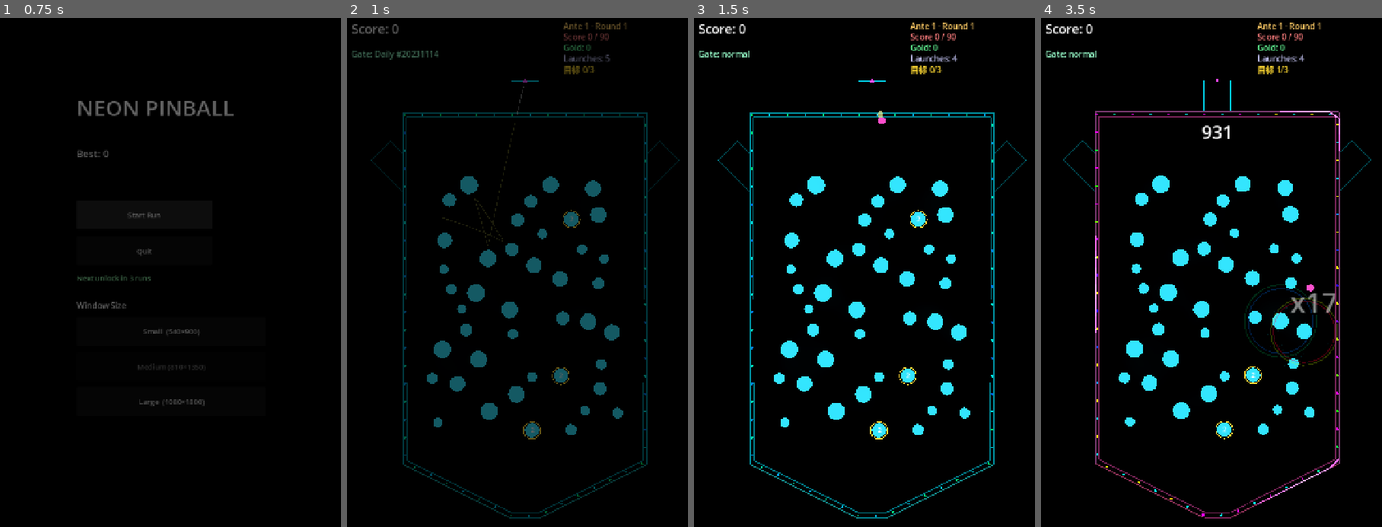
Above: before the commit, frames 1-4 (left to right).
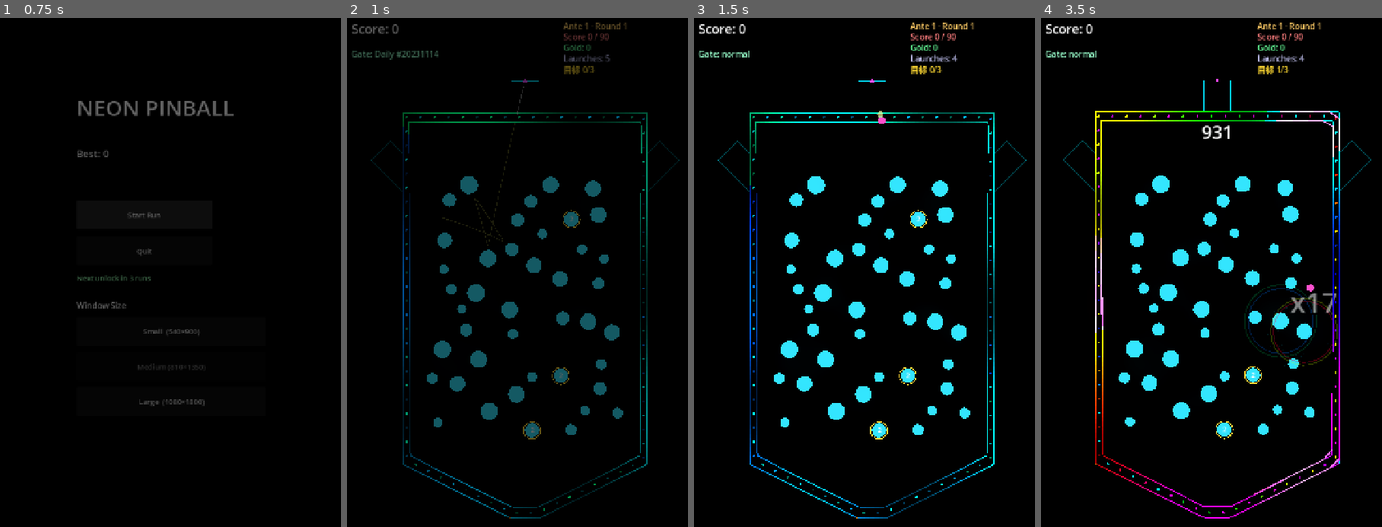
Above: after the commit, the same moments.

Repository: GencyZ/NeonPinball
Game: Godot game, scene res://scenes/main_menu.tscn
Two runs of this game, one before a commit and one after it. Both use one fixed random seed, a clock stepped at 60 frames per second and the inputs below.
Inputs (mouse positions are in pixels of both pictures, inside the frame that each line leads up to):
- Up to frame 1 (0.75 s): click "Start Run" at 0.5 s
- Up to frame 2 (1 s): no input
- Up to frame 3 (1.5 s): tap Enter at 1.25 s; move the mouse to (953, 282) at 1.27 s; hold D from 1.28 s (still down); hold Shift from 1.28 s (still down); click (953, 282) at 1.42 s
- Up to frame 4 (3.5 s): tap Space at 1.52 s; release D at 2 s; release Shift at 2 s; drag from (1146, 343) to (1201, 435) at 2.02 s; move the mouse to (1255, 180) at 2.77 s; hold D from 2.78 s (still down); tap Ctrl at 2.85 s

Frame 1 is identical in both runs. In frame 2, 2.3% of the frame differs, in the area x 16-89%, y 18-99%; in frame 3, 2.5%; in frame 4, 3.1%, in the area x 15-88%, y 18-99%.

Commit message:
feat: ambient flow walls (sampled wave both lines + bulbs + dual pulses); retire bulb_color
Co-Authored-By: Claude Sonnet 4.6 <noreply@anthropic.com>

Diff:
--- a/game/juice/neon_frame.gd
+++ b/game/juice/neon_frame.gd
@@ -67,15 +67,6 @@
 static func frame_color(p: float, flow_phase: float, hue_phase: float, heat: float) -> Color:
 	return Color.from_hsv(frame_hue(p, flow_phase, hue_phase, heat), 1.0, ambient_value(p, flow_phase, heat))
 
-# 环位置 p∈[0,1) + 流动相位 + 热度 → 灯泡颜色。
-# 色相 = 青 ± 色带，沿环铺开；平静窄冷带、满热全彩虹。亮度随热度（>1 触发 bloom）。
-static func bulb_color(p: float, phase: float, heat: float) -> Color:
-	var local := fposmod(p + phase, 1.0)
-	var spread := hue_spread_for_heat(heat)
-	var hue := fposmod(COOL_HUE + (local - 0.5) * 2.0 * spread, 1.0)
-	var val := lerpf(0.9, 2.4, clampf(heat, 0.0, 1.0))   # 亮度 0.9（暗冷）→ 2.4（热 bloom）
-	return Color.from_hsv(hue, 1.0, val)
-
 # 闭合折线按弧长采样：s∈[0,1) 绕一圈，首尾相连。
 static func point_at(poly: PackedVector2Array, s: float) -> Vector2:
 	var n := poly.size()
--- a/game/tests/test_neon_frame.gd
+++ b/game/tests/test_neon_frame.gd
@@ -73,28 +73,6 @@
 	assert_almost_eq(NeonFrameScript.hue_spread_for_heat(1.0), 0.5, 1e-4, "满热色带 0.5")
 	assert_gt(NeonFrameScript.hue_spread_for_heat(1.0), NeonFrameScript.hue_spread_for_heat(0.0), "色带随热度变宽")
 
-func test_bulb_color_cool_band_when_idle() -> void:
-	for p in [0.0, 0.25, 0.5, 0.75]:
-		var h: float = NeonFrameScript.bulb_color(p, 0.0, 0.0).h
-		assert_between(h, 0.39, 0.61, "平静色相落冷带 @%.2f" % p)
-
-func test_bulb_color_widens_with_heat() -> void:
-	# 满热 spread=0.5：对蹄点 p=0/0.5 的色相分别为 0.0/0.5，相距 0.5 >> 0.3
-	var h0: float = NeonFrameScript.bulb_color(0.0, 0.0, 1.0).h
-	var h5: float = NeonFrameScript.bulb_color(0.5, 0.0, 1.0).h
-	assert_gt(absf(h0 - h5), 0.3, "满热跨多色相")
-
-func test_bulb_color_brightness_rises_and_hdr() -> void:
-	var lo := NeonFrameScript.bulb_color(0.0, 0.0, 0.0)
-	var hi := NeonFrameScript.bulb_color(0.0, 0.0, 1.0)
-	var lo_max := maxf(maxf(lo.r, lo.g), lo.b)
-	var hi_max := maxf(maxf(hi.r, hi.g), hi.b)
-	assert_gt(hi_max, lo_max, "亮度随热度升")
-	assert_gt(hi_max, 1.0, "满热 HDR (>1 触发 bloom)")
-
-func test_bulb_color_saturated() -> void:
-	assert_almost_eq(NeonFrameScript.bulb_color(0.3, 0.2, 0.5).s, 1.0, 1e-3, "饱和度 1")
-
 func test_frame_hue_cool_band_idle() -> void:
 	for p in [0.0, 0.25, 0.5, 0.75]:
 		var h: float = NeonFrameScript.frame_hue(p, 0.0, 0.0, 0.0)
--- a/game/view/board_view.gd
+++ b/game/view/board_view.gd
@@ -19,8 +19,8 @@
 const NeonEnvScript := preload("res://view/neon_environment.gd")
 const NeonFrameScript := preload("res://juice/neon_frame.gd")
 const HALF_PULSE_LEN := 0.04   # 脉冲沿边框的归一化半宽
-const NEON_GAP := 12.0          # 内外线间距
-const BULB_SPACING := 40.0      # 灯泡间距(px)
+const NEON_GAP := 24.0          # 内外线间距
+const BULB_SPACING := 32.0      # 灯泡间距(px)
 const BULB_RADIUS := 2.5        # 灯泡半径
 const COMBO_DISPLAY_DUR := 0.6
 
@@ -60,6 +60,7 @@
 var _sfx
 var _wall_heat := 0.0
 var _neon_phase := 0.0
+var _neon_hue_phase := 0.0
 
 var _target_pegs: Array = []        # 跨本轮持久的目标钉 dict（含 hp/is_target）
 var _target_total_placed: int = 0   # 本轮实际生成的目标钉数（用于 HUD 计数）
@@ -578,6 +579,7 @@
 		_combo_display_ttl -= delta
 	_wall_heat = NeonFrameScript.decay_heat(_wall_heat, delta)
 	_neon_phase = fmod(_neon_phase + delta * NeonFrameScript.speed_for_heat(_wall_heat), 1.0)
+	_neon_hue_phase = fmod(_neon_hue_phase + delta * NeonFrameScript.speed_for_heat(_wall_heat) * NeonFrameScript.HUE_CYCLE, 1.0)
 	if _all_clear_ttl > 0.0:
 		_all_clear_ttl -= delta
 	if _has_ball:
@@ -780,48 +782,58 @@
 		inner.append(pt + (center - pt).normalized() * NEON_GAP)
 	return inner
 
-# 中空双线 + 缝中灯泡环 + 热追逐光脉冲；色/数/速/亮由 _wall_heat 驱动。
+# 沿一条闭合线按弧长采样上色（行波明暗 + 变色）。
+func _draw_flow_line(line: PackedVector2Array, seg_count: int) -> void:
+	var prev := NeonFrameScript.point_at(line, 0.0)
+	for k in range(1, seg_count + 1):
+		var pt := NeonFrameScript.point_at(line, float(k) / float(seg_count))
+		var mid_s := (float(k) - 0.5) / float(seg_count)
+		draw_line(prev, pt, NeonFrameScript.frame_color(mid_s, _neon_phase, _neon_hue_phase, _wall_heat), 2.5)
+		prev = pt
+
+# 在一条线上画一条热脉冲高光（中心 center，颜色 pcol）。
+func _draw_pulse_on(line: PackedVector2Array, center: float, pcol: Color) -> void:
+	var start_s := center - HALF_PULSE_LEN
+	var prev := NeonFrameScript.point_at(line, fposmod(start_s, 1.0))
+	for k in range(1, 7):
+		var frac := float(k) / 6.0
+		var pt := NeonFrameScript.point_at(line, fposmod(start_s + 2.0 * HALF_PULSE_LEN * frac, 1.0))
+		var fall := 1.0 - absf(frac - 0.5) * 2.0
+		draw_line(prev, pt, Color(pcol.r, pcol.g, pcol.b, 0.4 + 0.6 * fall), 3.0)
+		prev = pt
+
+# 中空双线（行波明暗+变色）+ 缝中灯泡环 + 内外热脉冲；全由 _wall_heat/_neon_phase/_neon_hue_phase 驱动。
 func _draw_neon_frame() -> void:
 	var poly := _neon_perimeter()
 	var inner := _neon_inner_perimeter()
 	var pn := poly.size()
 	if pn < 2:
 		return
-	var col := NeonFrameScript.heat_color(_wall_heat)
-	# 内外双线（暗光成光管，靠 bloom 发光）
-	var base := Color(col.r * 0.6, col.g * 0.6, col.b * 0.6, 0.9)
-	for i in pn:
-		draw_line(poly[i], poly[(i + 1) % pn], base, 2.5)
-		draw_line(inner[i], inner[(i + 1) % pn], base, 2.5)
-	# 缝中一圈小灯泡（奇偶错相，交替缓慢流动）
 	var total := 0.0
 	for i in pn:
 		total += poly[i].distance_to(poly[(i + 1) % pn])
+	var seg_count := maxi(8, int(total / 10.0))
+	# 内外双线：行波明暗 + 变色（同 s/相位 → 同步）
+	_draw_flow_line(poly, seg_count)
+	_draw_flow_line(inner, seg_count)
+	# 缝中一圈小灯泡（奇偶错相，交替）
 	var n_bulbs := maxi(1, int(total / BULB_SPACING))
 	for i in n_bulbs:
 		var bp := float(i) / float(n_bulbs)
 		var bphase := _neon_phase if (i % 2 == 0) else _neon_phase + 0.5
-		# 近似居中：内/外线弧长不同，同 bp 在拐角处径向略偏，~12px 缝下肉眼可接受
 		var mid := (NeonFrameScript.point_at(poly, bp) + NeonFrameScript.point_at(inner, bp)) * 0.5
-		draw_circle(mid, BULB_RADIUS, NeonFrameScript.bulb_color(bp, bphase, _wall_heat))
-	# 热追逐光脉冲（高连击亮色高光，叠在最上）
+		draw_circle(mid, BULB_RADIUS, NeonFrameScript.frame_color(bp, bphase, _neon_hue_phase, _wall_heat))
+	# 热脉冲（连击叠加，内外两线同相位 → 同步）
 	var n := NeonFrameScript.pulse_count_for_heat(_wall_heat)
 	if n <= 0:
 		return
 	var bright := NeonFrameScript.brightness_for_heat(_wall_heat)
-	var pcol := Color(col.r * bright, col.g * bright, col.b * bright)
-	var samples := 6
+	var hc := NeonFrameScript.heat_color(_wall_heat)
+	var pcol := Color(hc.r * bright, hc.g * bright, hc.b * bright)
 	for i in n:
 		var center := fmod(_neon_phase + float(i) / float(n), 1.0)
-		var start_s := center - HALF_PULSE_LEN
-		var prev := NeonFrameScript.point_at(poly, fposmod(start_s, 1.0))
-		for k in range(1, samples + 1):
-			var frac := float(k) / float(samples)
-			var s := fposmod(start_s + 2.0 * HALF_PULSE_LEN * frac, 1.0)
-			var p := NeonFrameScript.point_at(poly, s)
-			var fall := 1.0 - absf(frac - 0.5) * 2.0
-			draw_line(prev, p, Color(pcol.r, pcol.g, pcol.b, 0.4 + 0.6 * fall), 3.0)
-			prev = p
+		_draw_pulse_on(poly, center, pcol)
+		_draw_pulse_on(inner, center, pcol)
 
 func _draw() -> void:
 	# Dying pegs: shrink + fade out
